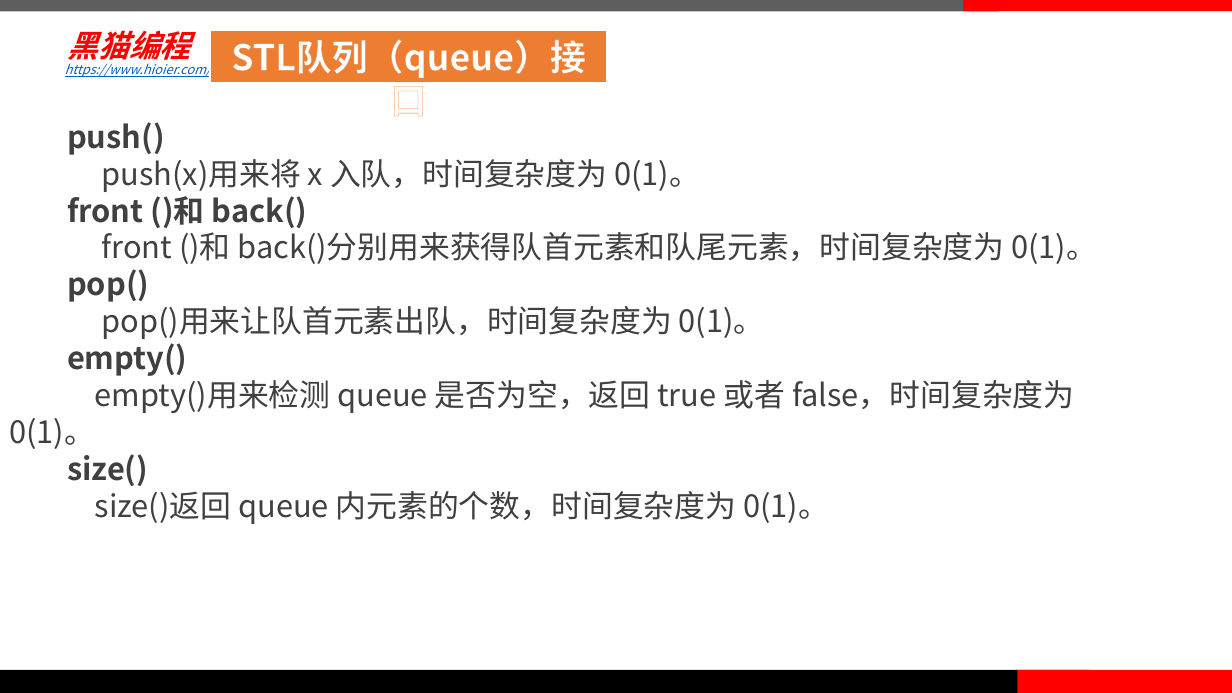
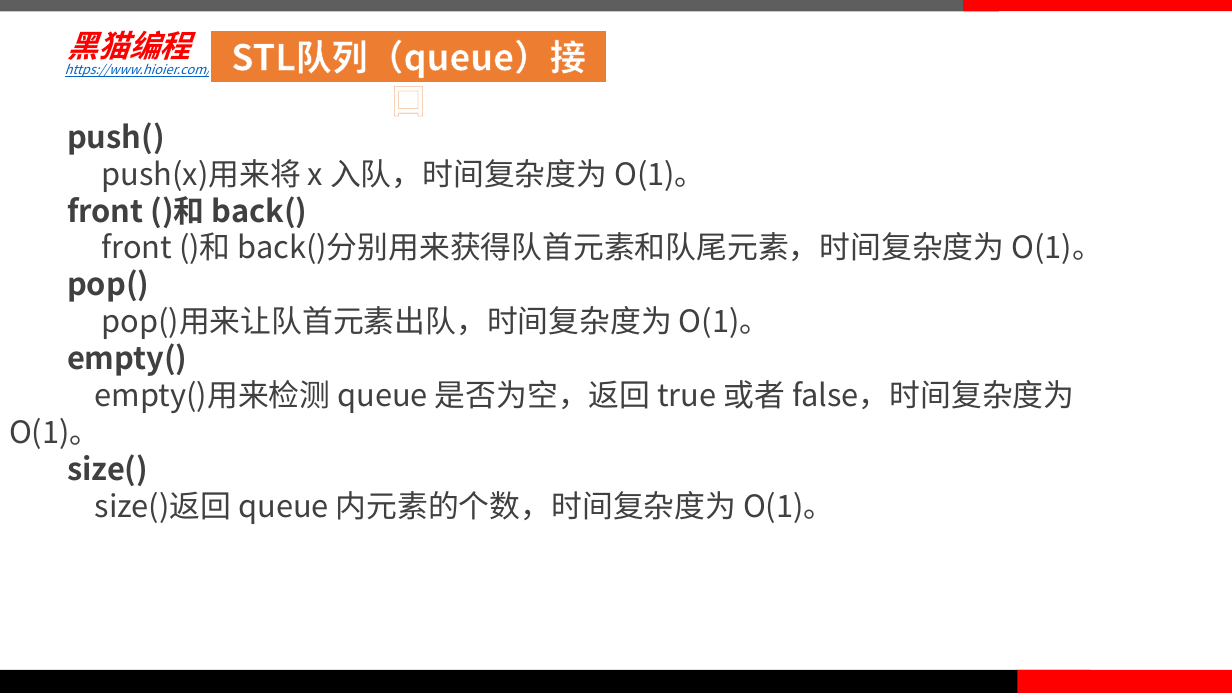
Before and after one commit to blackcat1995com/CAT_CODING, a slide deck: slide 10 of 信息学奥赛/信息学奥赛CSP-JS数据结构与算法/10-队列和广度优先搜索/队列和广度优先搜索.pptx. Drawn at 1232x693 pixels with LibreOffice and Linux fonts; fonts in the diff are those of the drawing; background and template pictures are left out. Boxes give left, top, right and bottom in pixels: in the first picture for what was removed or moved away, otherwise in the second. Text is boxed around its words. In the diff, an @@ line names an element or a change of style, - is before the commit and + after.

```diff
--- a/信息学奥赛/信息学奥赛CSP-JS数据结构与算法/10-队列和广度优先搜索/队列和广度优先搜索.pptx
+++ b/信息学奥赛/信息学奥赛CSP-JS数据结构与算法/10-队列和广度优先搜索/队列和广度优先搜索.pptx
@@ text at (x1=101, y1=153, x2=706, y2=192): text changed @@
-push(x)用来将 x 入队，时间复杂度为 0(1)。
+push(x)用来将 x 入队，时间复杂度为 O(1)。
@@ text at (x1=101, y1=227, x2=1103, y2=264): text changed @@
-front ()和 back()分别用来获得队首元素和队尾元素，时间复杂度为 0(1)。
+front ()和 back()分别用来获得队首元素和队尾元素，时间复杂度为 O(1)。
@@ text at (x1=101, y1=301, x2=771, y2=339): text changed @@
-pop()用来让队首元素出队，时间复杂度为 0(1)。
+pop()用来让队首元素出队，时间复杂度为 O(1)。
@@ text at (x1=9, y1=375, x2=1075, y2=449): text changed @@
-empty()用来检测 queue 是否为空，返回 true 或者 false，时间复杂度为 0(1)。
+empty()用来检测 queue 是否为空，返回 true 或者 false，时间复杂度为 O(1)。
@@ text at (x1=95, y1=491, x2=835, y2=524): text changed @@
-size()返回 queue 内元素的个数，时间复杂度为 0(1)。
+size()返回 queue 内元素的个数，时间复杂度为 O(1)。
```
Also in this commit, not shown: 6 slides removed, 12 other files.
